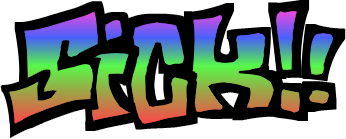
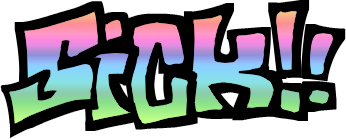
Comparing the layer stacks of the two 346 × 139 images. Changes:
painted on "Paint Layer 2" over left=1, top=1, right=345, bottom=137
